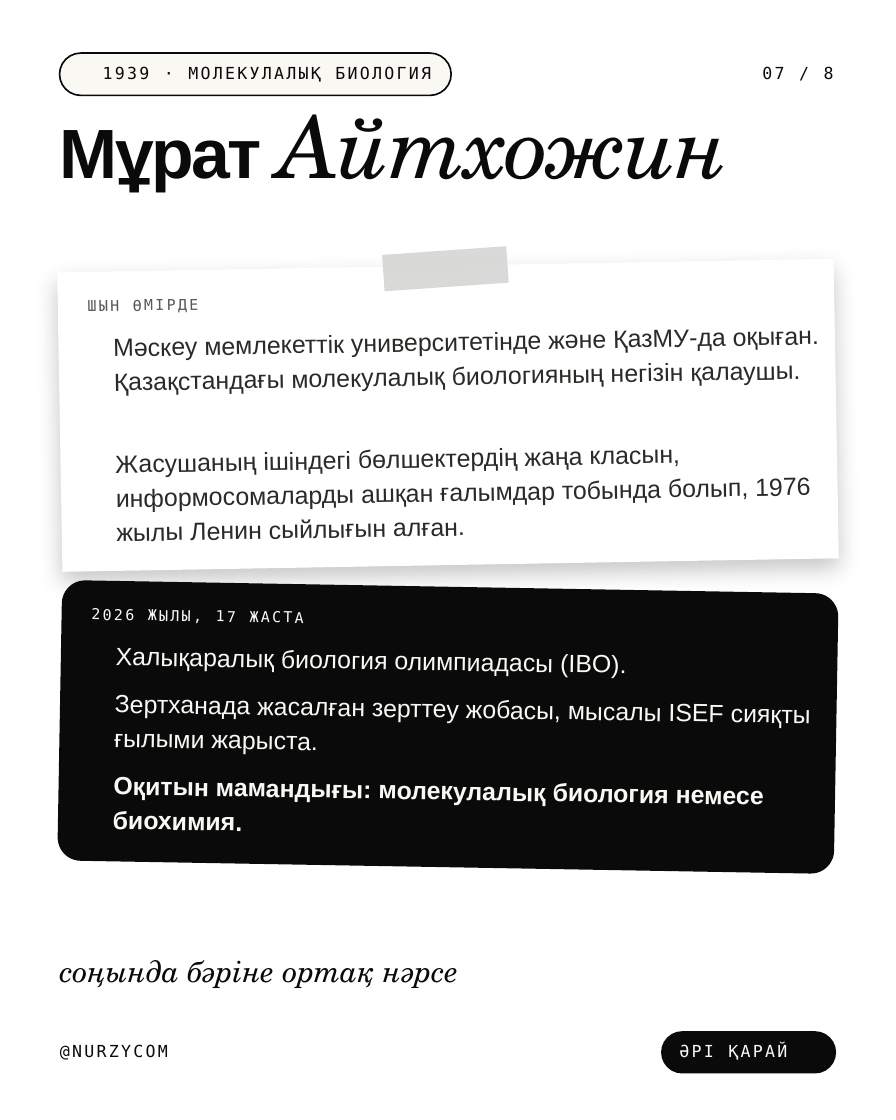
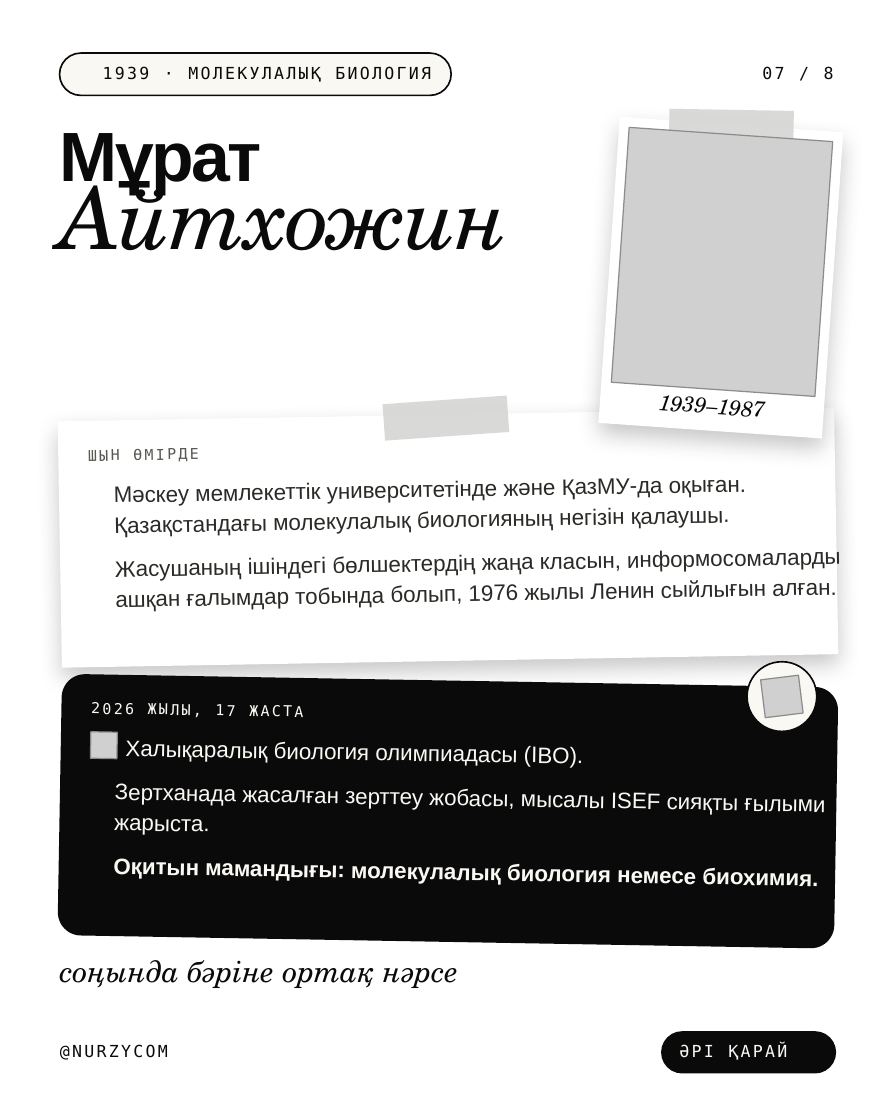
Before and after one commit to galiandojonathan-ship-it1/nurzycom_brand, a slide deck: slide 7 of social/pptx/kz-scientists.pptx. Drawn at 896x1120 pixels with LibreOffice and Linux fonts; fonts in the diff are those of the drawing; grey boxes stand for pictures; background and template pictures are left out. Boxes give left, top, right and bottom in pixels: in the first picture for what was removed or moved away, otherwise in the second. Text is boxed around its words. In the diff, an @@ line names an element or a change of style, - is before the commit and + after.

```diff
--- a/social/pptx/kz-scientists.pptx
+++ b/social/pptx/kz-scientists.pptx
@@ rectangle added at bbox=[599, 117, 844, 439], fill #FFFFFF @@
@@ rectangle added at bbox=[669, 109, 794, 148], fill #D5D5D4 at 90% opacity @@
@@ text "Мұрат Айтхожин" rewrapped from bbox=[60, 114, 728, 191] to bbox=[60, 133, 509, 251] @@
@@ picture added at bbox=[611, 127, 833, 396] @@
@@ text added at bbox=[658, 389, 764, 417], 13 pt, text #0A0A0A, italic @@
+1939–1987
@@ rectangle: place and size @@
-rectangle at bbox=[57, 258, 839, 572]
+rectangle at bbox=[58, 408, 838, 667]
@@ rectangle: place and size @@
-rectangle at bbox=[382, 247, 509, 292]
+rectangle at bbox=[382, 396, 509, 442]
@@ text "ШЫН ӨМІРДЕ": place and size @@
-text "ШЫН ӨМІРДЕ" at bbox=[88, 299, 198, 313]
+text "ШЫН ӨМІРДЕ" at bbox=[88, 448, 198, 462]
@@ text "Мәскеу мемлекеттік университетінде және ҚазМУ-да ...": place and size @@
-text "Мәскеу мемлекеттік университетінде және ҚазМУ-да ..." at bbox=[113, 329, 819, 395]
+text "Мәскеу мемлекеттік университетінде және ҚазМУ-да ..." at bbox=[114, 478, 746, 538]
@@ text "Жасушаның ішіндегі бөлшектердің жаңа класын, ...": place and size @@
-text "Жасушаның ішіндегі бөлшектердің жаңа класын, ..." at bbox=[115, 448, 810, 542]
+text "Жасушаның ішіндегі бөлшектердің жаңа класын, ..." at bbox=[115, 554, 766, 612]
@@ ellipse added at bbox=[743, 658, 820, 735], fill #FAF8F3, outline #0A0A0A 1 pt @@
@@ rounded rectangle: place and size @@
-rounded rectangle at bbox=[57, 580, 839, 874]
+rounded rectangle at bbox=[58, 674, 838, 949]
@@ rounded rectangle at bbox=[58, 674, 838, 949]: proportions changed @@
@@ picture added at bbox=[761, 675, 804, 718] @@
@@ text "2026 ЖЫЛЫ, 17 ЖАСТА": place and size @@
-text "2026 ЖЫЛЫ, 17 ЖАСТА" at bbox=[91, 608, 304, 623]
+text "2026 ЖЫЛЫ, 17 ЖАСТА" at bbox=[91, 702, 303, 717]
@@ picture added at bbox=[91, 732, 117, 759] @@
@@ size 15 to 13.5 pt; line spacing 20.7pt to 18.4pt in 5 elements at bbox=[113, 858, 812, 887], bbox=[114, 783, 739, 835], bbox=[115, 554, 766, 612], bbox=[114, 478, 746, 538], bbox=[125, 740, 583, 768] @@
@@ text "Халықаралық биология олимпиадасы (IBO).": place and size @@
-text "Халықаралық биология олимпиадасы (IBO)." at bbox=[116, 648, 626, 678]
+text "Халықаралық биология олимпиадасы (IBO)." at bbox=[125, 740, 583, 768]
@@ text "Зертханада жасалған зерттеу жобасы, мысалы ...": place and size @@
-text "Зертханада жасалған зерттеу жобасы, мысалы ..." at bbox=[114, 694, 811, 755]
+text "Зертханада жасалған зерттеу жобасы, мысалы ..." at bbox=[114, 783, 739, 835]
@@ text "Оқитын мамандығы: молекулалық биология немесе ...": place and size @@
-text "Оқитын мамандығы: молекулалық биология немесе ..." at bbox=[113, 777, 764, 831]
+text "Оқитын мамандығы: молекулалық биология немесе ..." at bbox=[113, 858, 812, 887]
```
Also in this commit, not shown: 5 other slides changed, 19 other files.
